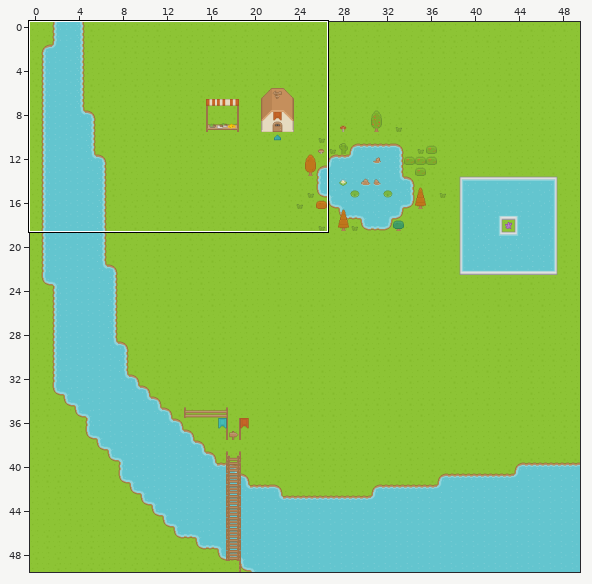
A Tiled map gets an edit: client/websiteAssets/untitled.tmx. Above, an overview of the earlier version with the close-up marked.
Close-up. Old version:
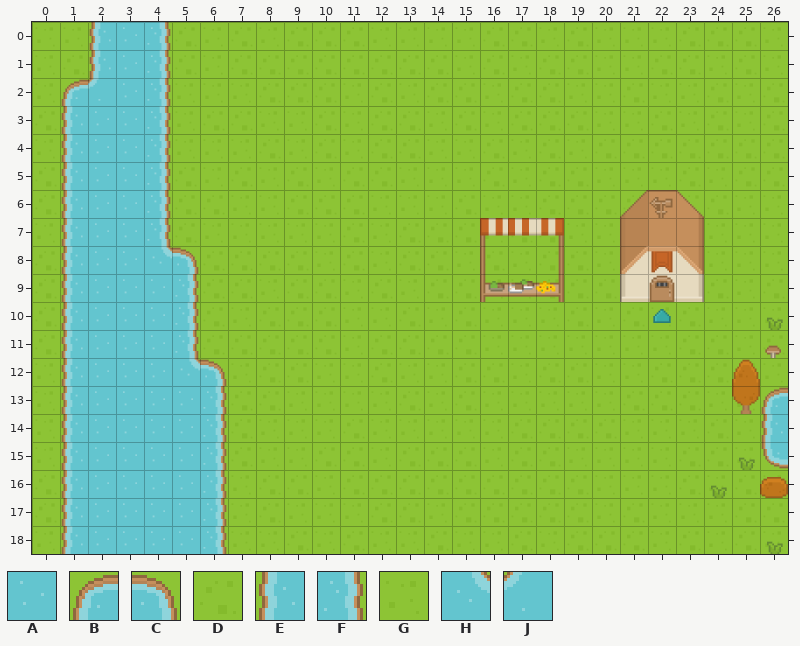
Cells are 64x64 px. Shown: x 0..26, y 0..18. The commit also changed other parts of the map, which this record leaves out.
Key: from "roguelikeSheet_transparent": A 0, B 2, C 4, D 5, E 70, F 72, G 73, H 136, J 137.
_ is an empty cell.
Layers that did not change in this view are not listed.
Layer "Ground Terrain" before, first column x 0:
0 GGEAFDGDGDD
1 GDEAFDGDDDD
2 GBJAFGGGDDD
3 DEAAFGDDGGD
4 GEAAFGGGDGD
5 DEAAFDGDGDG
6 DEAAFDDGGDD
7 GEAAFDGGGGG
8 DEAAHCDDDDG
New version:
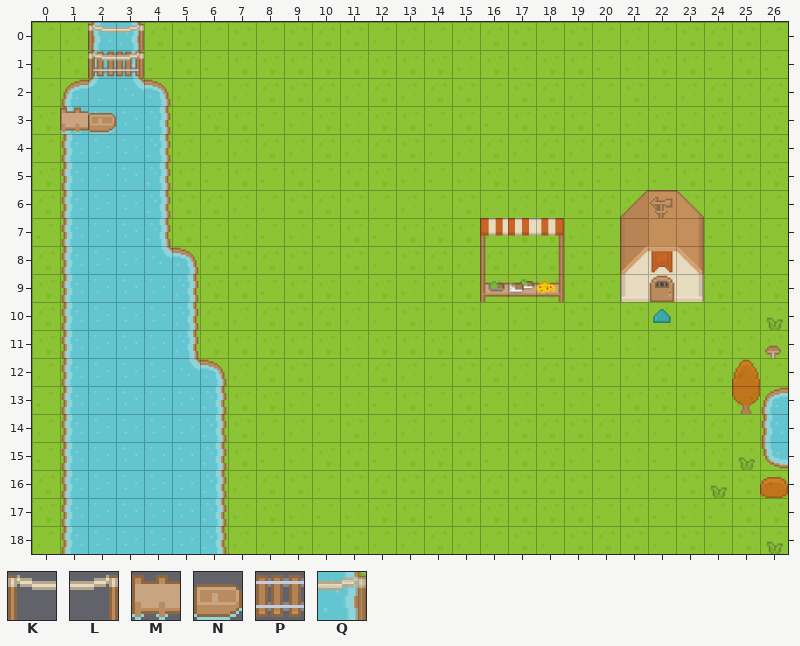
Further tiles: from "roguelikeSheet_transparent": K 867, L 868, M 869, N 1073, P 1267, Q 1689.
Tiles of an added or newly shown layer are drawn over the layers below it.
See-through tiles are keyed as they look on the map.
The edit:
Layer "Ground Terrain":
y 0: x 3..4 AF -> FD
y 1: x 3..4 AF -> FG
y 2: x 3..4 AF -> HC
Layer "Deco0":
y 1: x 2..3 __ -> PP
y 3: x 1..2 __ -> MN
Layer "Deco1":
y 0..1: x 2..3 __ -> KL
Layer "Collision" (now shown):
y 0: x 2..4 ___ -> QQQ
y 2: x 3..4 __ -> QQ
Pixel boxes of the changes (left, top, right, bottom) in both close-ups:
changed: (60, 22, 171, 134)
